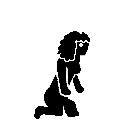
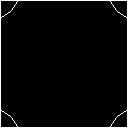
Layers edited between the first and the second 128px x 128px image:
added layer "Laag 8" in group "Objects" over [1, 1, 127, 127]
hid "Woman kopiëren 4" over [33, 30, 91, 121]
